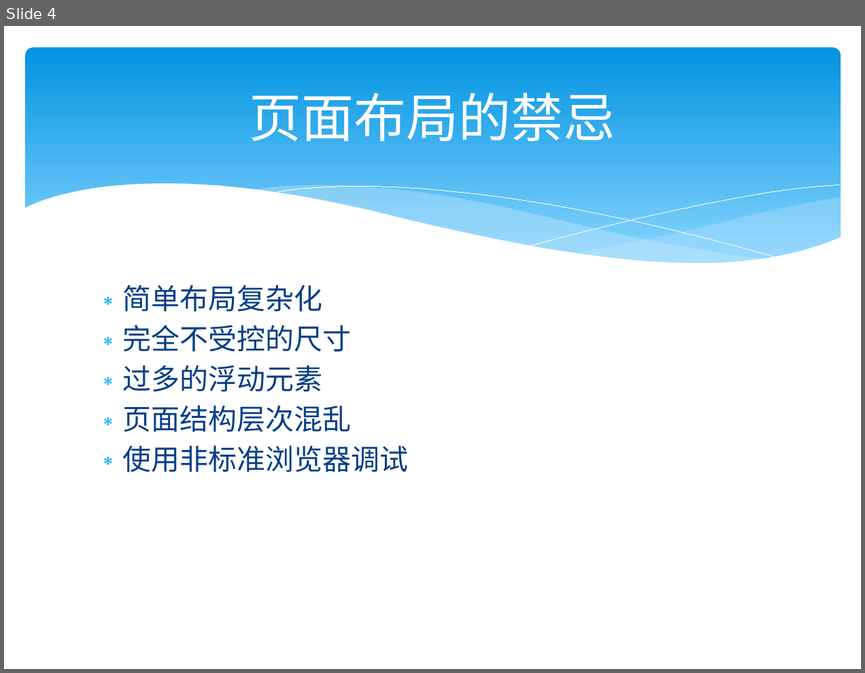
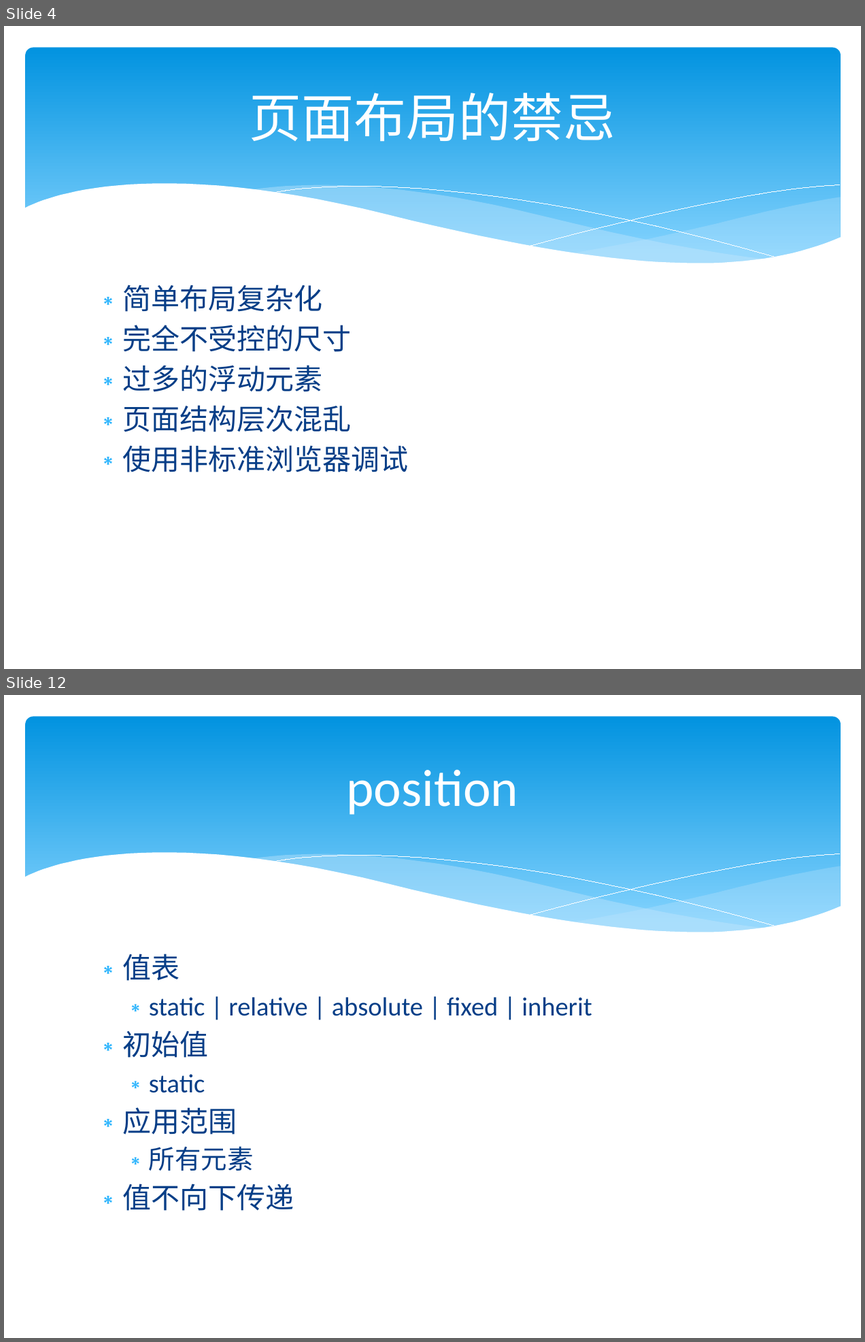
Before and after one commit to Hawkeyes0/HTML5-Test, a slide deck: Tour/Web前端技术_布局.pptx. Shown one above the other, each under a label of ours: slide 4 before the commit, slides 4 and 12 after it; the slides between them are not shown. The pictures are 865x673 and 865x1342 pixels, drawn with LibreOffice and Linux fonts; fonts in the diff are those of the drawing. Boxes give left, top, right and bottom in pixels: in the first picture for what was removed or moved away, otherwise in the second. Text is boxed around its words. In the diff, an @@ line names an element or a change of style, - is before the commit and + after.

```diff
--- a/Tour/Web前端技术_布局.pptx
+++ b/Tour/Web前端技术_布局.pptx
@@ slide 12 added at bbox=[4, 695, 861, 1338], background #FFFFFF; not listed: 6 template elements that a slide beside it also shows @@
@@ title added at bbox=[346, 770, 518, 815], 44 pt, text #FFFFFF @@
+position
@@ text added at bbox=[123, 953, 592, 1210], 22 pt, text #073E87 @@
+∗ 值表
+  ∗ static | relative | absolute | fixed | inherit
+∗ 初始值
+  ∗ static
+∗ 应用范围
+  ∗ 所有元素
+∗ 值不向下传递
```
Also in this commit, not shown: 3 slides changed, 18 other slides added, 3 other files.
